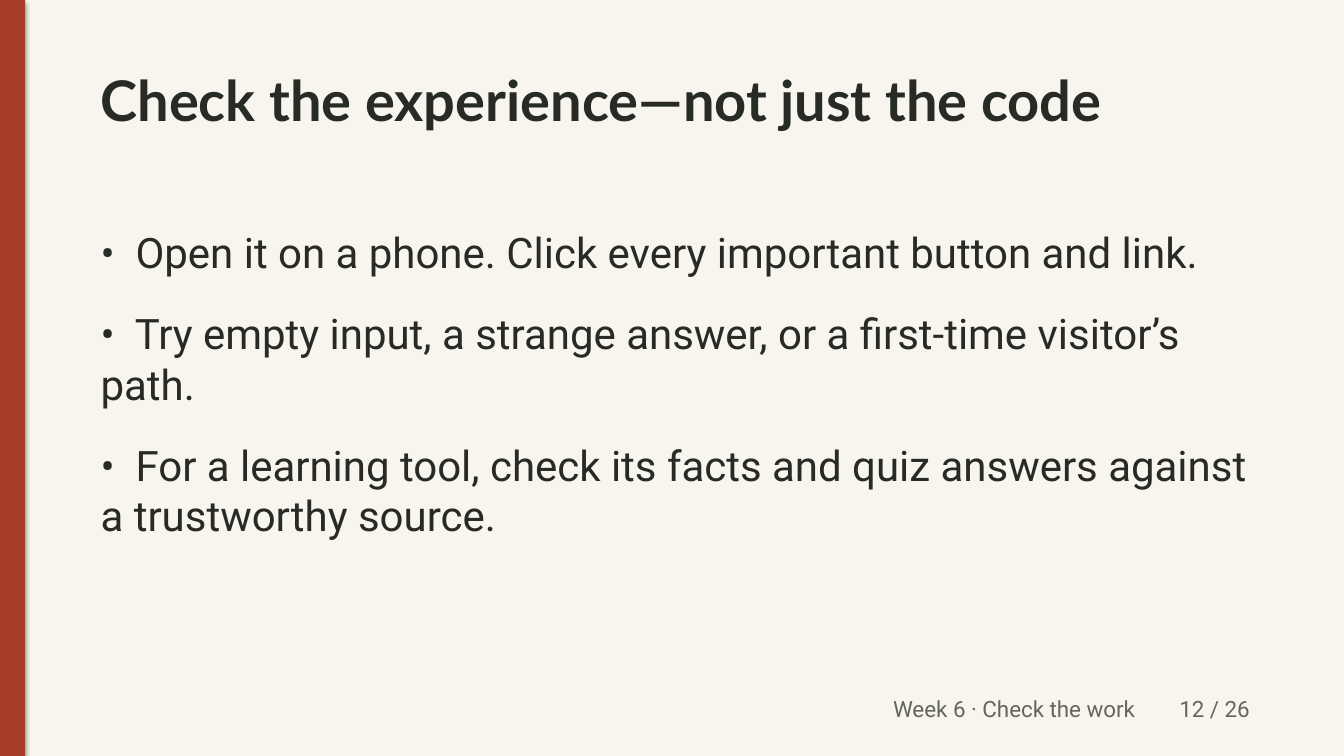
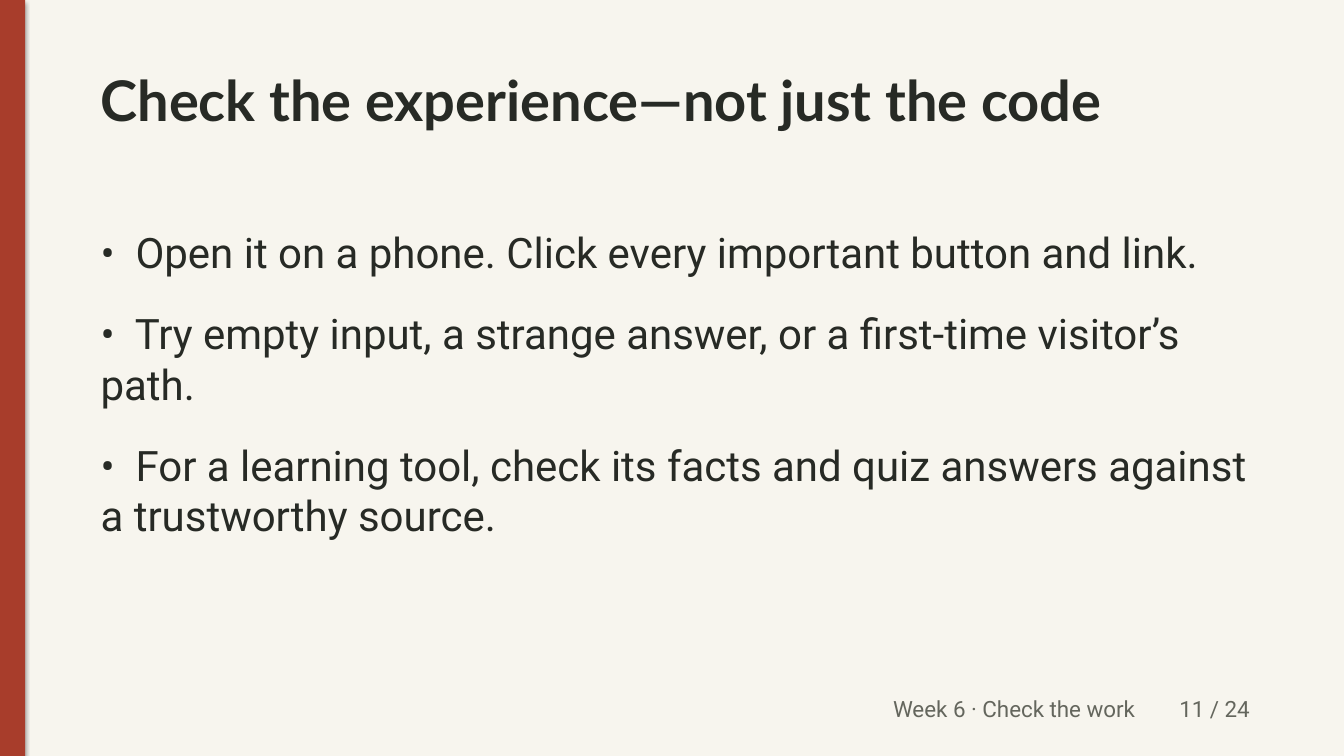
Before and after one commit to unforcedagi/learn-vibe-build-deck, a slide deck: slide 11 of lessons/week-6/_src/week6-lecture.pptx (slide 12 before the commit). Drawn at 1344x756 pixels with LibreOffice and Linux fonts; fonts in the diff are those of the drawing. Boxes give left, top, right and bottom in pixels: in the first picture for what was removed or moved away, otherwise in the second. Text is boxed around its words. In the diff, an @@ line names an element or a change of style, - is before the commit and + after.

Commit message:
Week 6 slides: class overview of builds + shared friction; merge design/feedback/debug; drop credits slide (Aaron) (#18)

```diff
--- a/lessons/week-6/_src/week6-lecture.pptx
+++ b/lessons/week-6/_src/week6-lecture.pptx
@@ text at (x1=893, y1=700, x2=1250, y2=717): text changed @@
-Week 6 · Check the work 12 / 26
+Week 6 · Check the work 11 / 24
```
Also in this commit, not shown: 21 other slides changed, 2 slides added, 4 slides removed, 5 other files.
